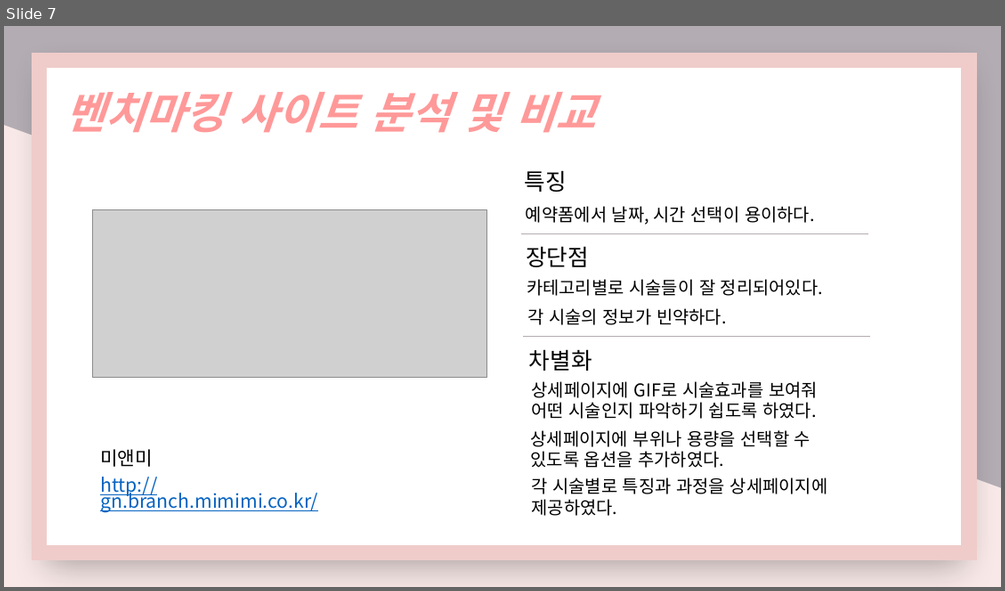
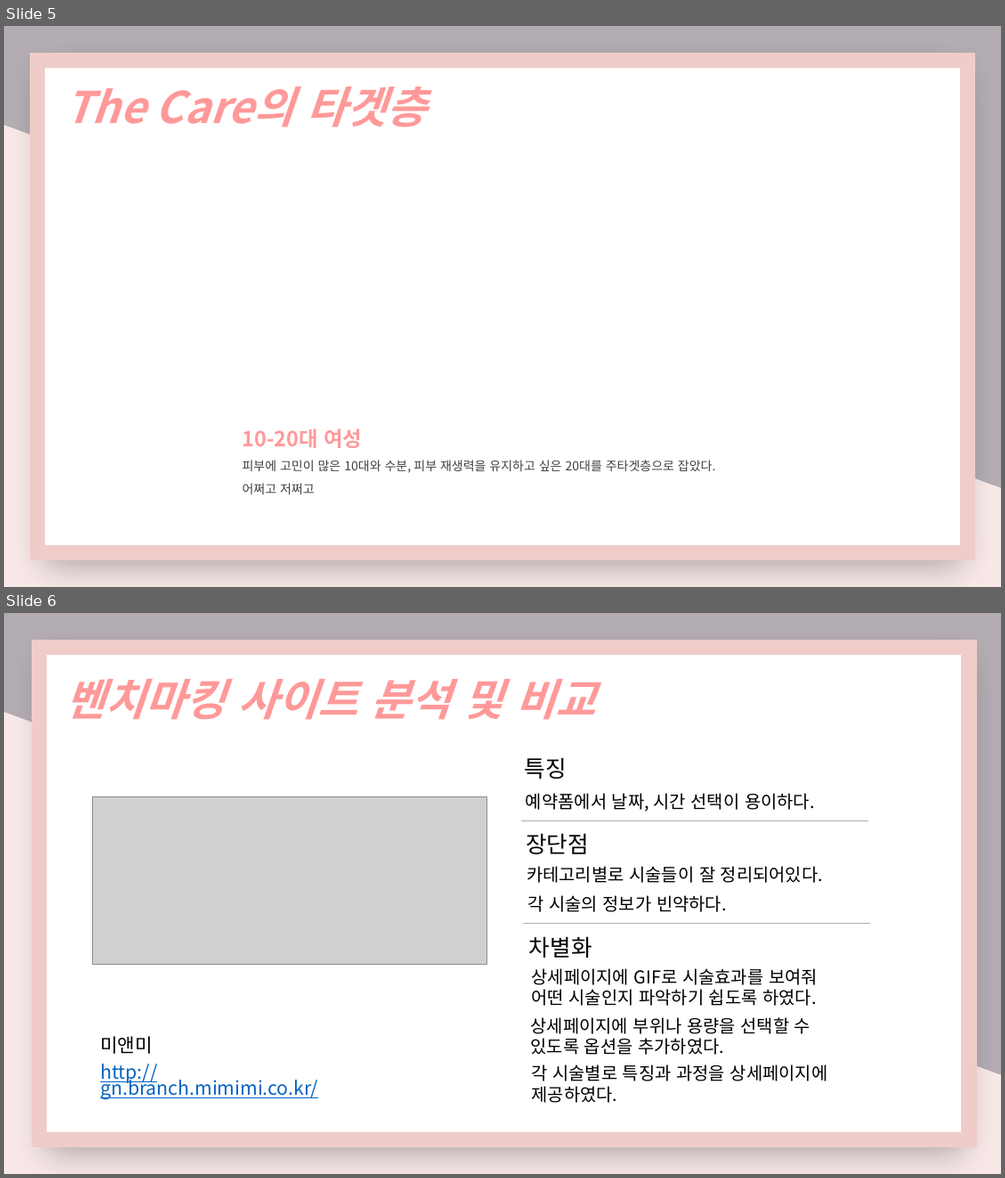
Before and after one commit to nimi2838/thecare, a slide deck: 졸작 기획서.pptx. Shown one above the other, each under a label of ours: slide 7 before the commit, slides 5 and 6 after it. The pictures are 1005x591 and 1005x1178 pixels, drawn with LibreOffice and Linux fonts; fonts in the diff are those of the drawing; grey boxes stand for pictures. Boxes give left, top, right and bottom in pixels: in the first picture for what was removed or moved away, otherwise in the second. Text is boxed around its words. In the diff, an @@ line names an element or a change of style, - is before the commit and + after.

```diff
--- a/졸작 기획서.pptx
+++ b/졸작 기획서.pptx
@@ slide 5 added at bbox=[4, 26, 1001, 587], background gradient #B3ACB3 to #F8E9E8 @@
@@ rectangle added at bbox=[38, 61, 968, 553], fill #FFFFFF, outline #D9D9D9 14.75 pt @@
@@ text added at bbox=[65, 87, 426, 127], 42 pt, text #FF9999, bold, italic @@
+The Care의 타겟층
@@ text added at bbox=[243, 428, 716, 494], 12 pt, text #404040 @@
+10-20대 여성
+피부에 고민이 많은 10대와 수분, 피부 재생력을 유지하고 싶은 20대를 주타겟층으로 잡았다.
+어쩌고 저쩌고
@@ what was slide 7 is now slide 6 @@
```
Also in this commit, not shown: 5 slides changed, 2 other slides added, 5 slides removed, 3 other files.
